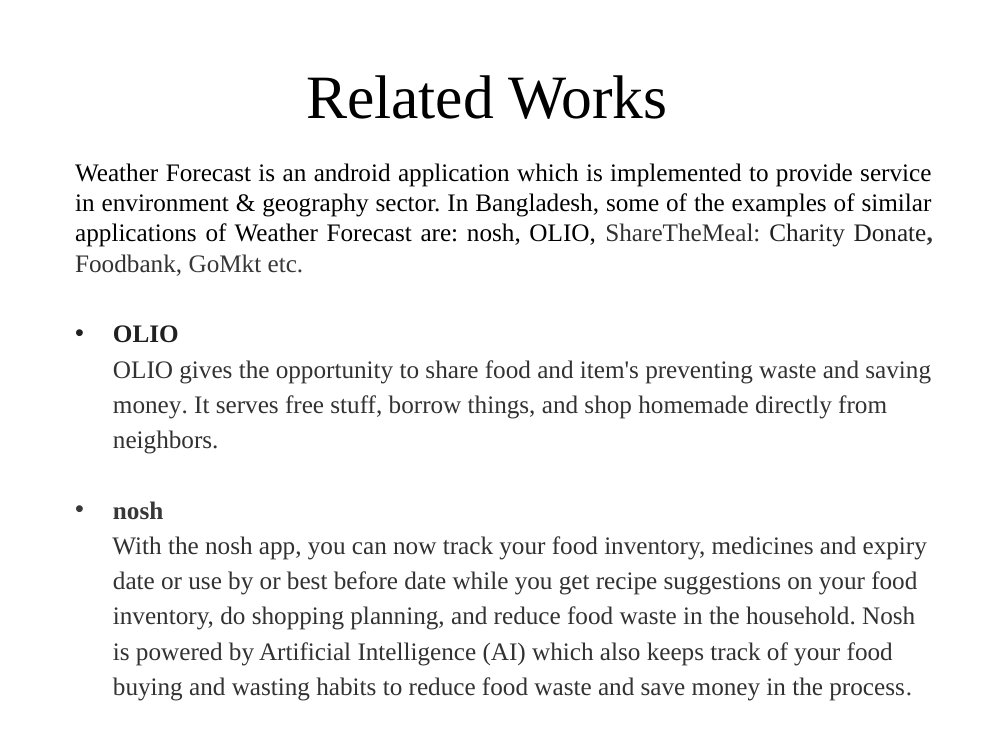
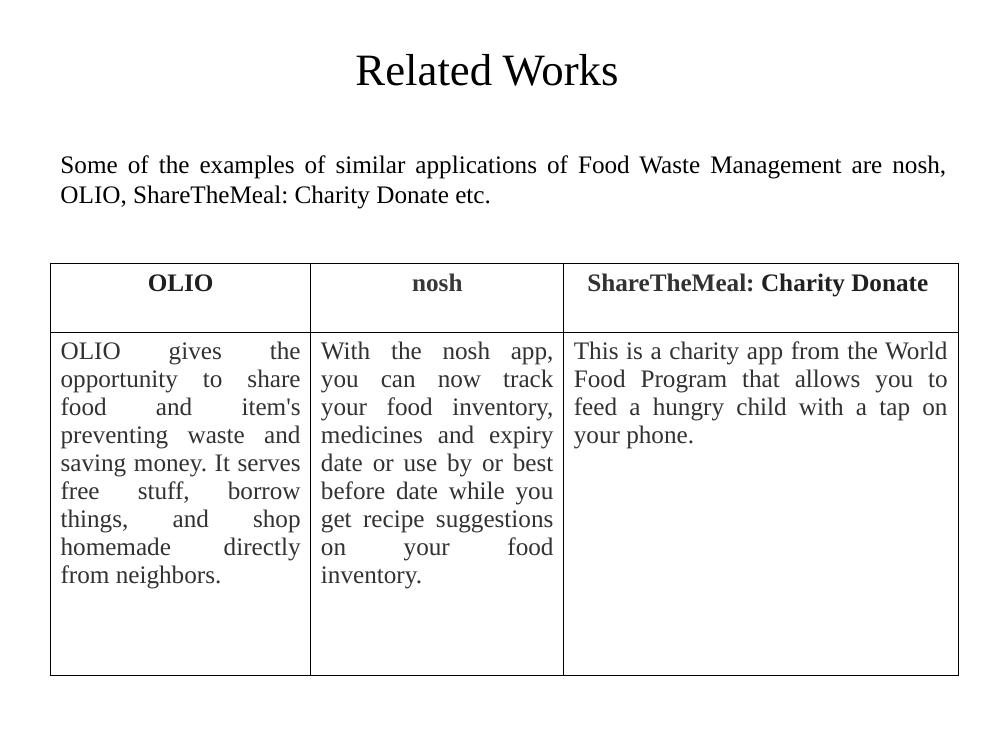
Before and after one commit to RedwanSharafatKabir/DonateUs, a slide deck: slide 4 of Donate Us Files/food waste management.pptx. Drawn at 1008x756 pixels with LibreOffice and Linux fonts; fonts in the diff are those of the drawing. Boxes give left, top, right and bottom in pixels: in the first picture for what was removed or moved away, otherwise in the second. Text is boxed around its words. In the diff, an @@ line names an element or a change of style, - is before the commit and + after.

```diff
--- a/Donate Us Files/food waste management.pptx
+++ b/Donate Us Files/food waste management.pptx
@@ title "Related Works": place and size @@
-title "Related Works" at bbox=[306, 75, 667, 119]
+title "Related Works" at bbox=[355, 54, 619, 86]
@@ title "Related Works" at bbox=[355, 54, 619, 86]: size 44 to 32 pt @@
@@ text at bbox=[60, 155, 946, 209]: text changed; text colour #323232 to #000000 @@
-Weather Forecast is an android application which is implemented to provide service in environment & geography sector. In Bangladesh, some of the examples of similar applications of Weather Forecast are: nosh, OLIO, ShareTheMeal: Charity Donate, Foodbank, GoMkt etc.
-• OLIO
-OLIO gives the opportunity to share food and item's preventing waste and saving
-money. It serves free stuff, borrow things, and shop homemade directly from
-neighbors.
-• nosh
-With the nosh app, you can now track your food inventory, medicines and expiry
-date or use by or best before date while you get recipe suggestions on your food
-inventory, do shopping planning, and reduce food waste in the household. Nosh
-is powered by Artificial Intelligence (AI) which also keeps track of your food
-buying and wasting habits to reduce food waste and save money in the process.
+Some of the examples of similar applications of Food Waste Management are nosh, OLIO, ShareTheMeal: Charity Donate etc.
@@ table added at bbox=[50, 263, 958, 676], 2 rows, 3 columns @@
+OLIO | nosh | ShareTheMeal: Charity Donate
+OLIO gives the opportunity to share food and item's preventing waste and saving money. It serves free stuff, borrow things, and shop homemade directly from neighbors. | With the nosh app, you can now track your food inventory, medicines and expiry date or use by or best before date while you get recipe suggestions on your food inventory. | This is a charity app from the World Food Program that allows you to feed a hungry child with a tap on your phone.
```
Also in this commit, not shown: 5 other slides changed, 5 slides added, 1 slide removed, 31 other files.
